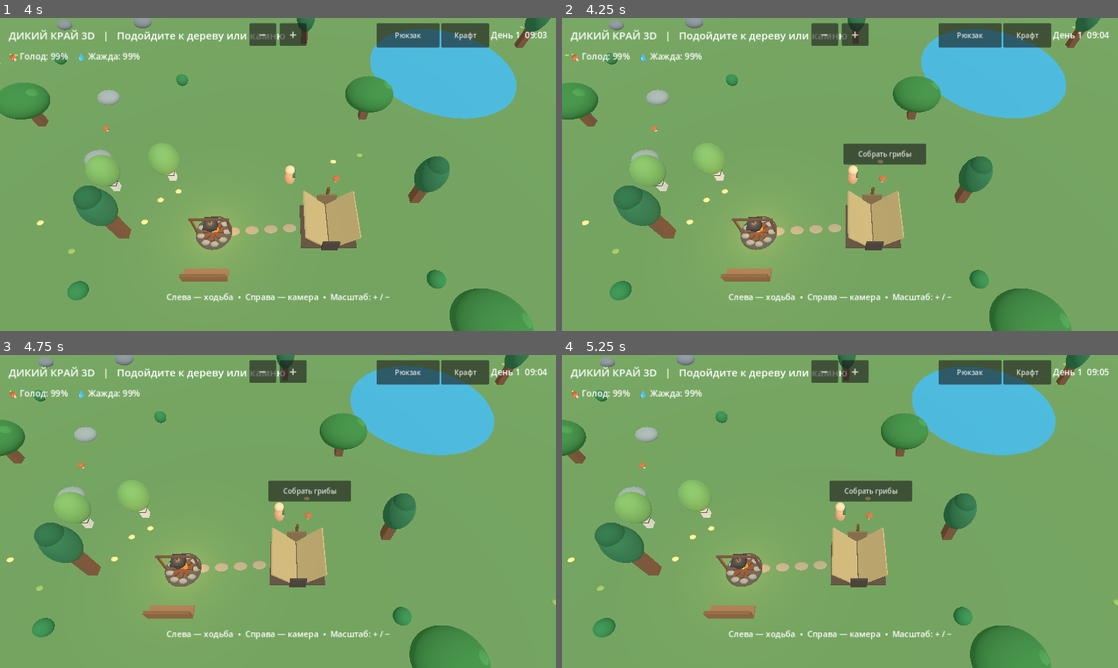
Above: before the commit, frames 1-4 (two rows, left to right).
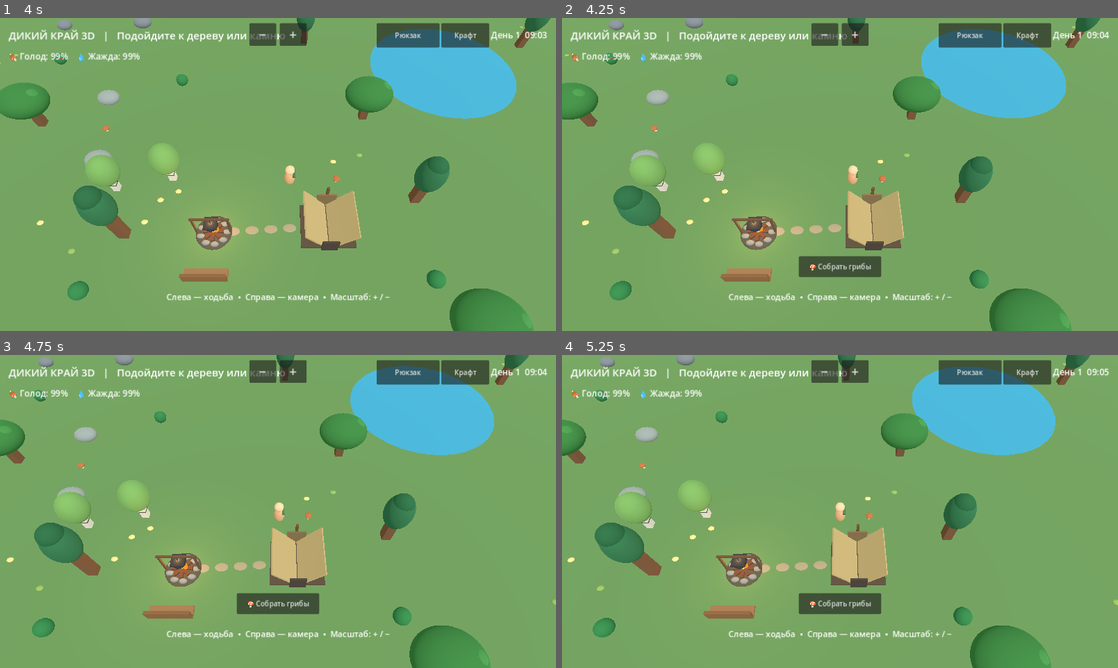
Above: after the commit, the same moments.

Repository: hjz2tz7cgv-ctrl/DikiyKrayGodot
Game: Godot game, scene res://scenes/main.tscn
Two runs of this game, one before a commit and one after it. Both use one fixed random seed, a clock stepped at 60 frames per second and the inputs below.
Inputs (mouse positions are in pixels of both pictures, inside the frame that each line leads up to):
- Up to frame 1 (4 s): click "Рюкзак" at 0.5 s; click "Крафт" at 1.25 s; click "Закрыть" at 2 s; click "−" at 2.75 s; move the mouse to (400, 158) at 3.52 s; hold Right (ui_right) from 3.53 s (still down); click (400, 158) at 3.67 s
- Up to frame 2 (4.25 s): keep holding Right (ui_right)
- Up to frame 3 (4.75 s): release Right (ui_right) at 4.25 s; click "Собрать грибы" (after the commit: "🍄 Собрать грибы") at 4.25 s
- Up to frame 4 (5.25 s): click "Собрать грибы" (after the commit: "🍄 Собрать грибы") at 5 s

Frame 1 is identical in both runs. In frame 2, 2.1% of the frame differs, in the area x 42-66%, y 40-83%; in frame 3, 2.1%; in frame 4, 2.1%.

Commit message:
Add files via upload

Diff:
--- a/scripts/main.gd
+++ b/scripts/main.gd
@@ -573,6 +573,7 @@
     action_button.focus_mode = Control.FOCUS_NONE
     action_button.pressed.connect(_activate_nearby_action)
     root.add_child(action_button)
+    action_button.mouse_filter = Control.MOUSE_FILTER_STOP
     var close := Button.new()
     close.text = "Закрыть"
     close.pressed.connect(_toggle_bag)
@@ -735,37 +736,44 @@
     _update_nearby_action()
 
 func _update_nearby_action() -> void:
-    if action_button == null or camera == null or player == null:
+    if action_button == null or player == null:
         return
+    var here := Vector2(player.global_position.x, player.global_position.z)
+    nearby_action_kind = ""
     action_button.visible = false
-    nearby_action_kind = ""
     if bag_panel.visible or craft_panel.visible or sleep_panel.visible or sleep_in_progress:
         return
-    var here := Vector2(player.position.x, player.position.z)
-    var world_pos := Vector3.ZERO
+
+    # Действие доступно ТОЛЬКО вблизи объекта.
     if here.distance_to(FIRE_POS) <= 4.0:
         nearby_action_kind = "cook"
         action_button.text = "🔥 Пожарить мясо"
-        world_pos = Vector3(FIRE_POS.x, 1.8, FIRE_POS.y)
     elif here.distance_to(LAKE_CENTER) <= LAKE_RADIUS + 2.5:
         nearby_action_kind = "water"
         action_button.text = "💧 Набрать воды"
-        var shore := LAKE_CENTER + (here - LAKE_CENTER).normalized() * LAKE_RADIUS
-        world_pos = Vector3(shore.x, 1.0, shore.y)
     else:
         var nearest := _nearest_resource()
         if nearest >= 0:
             nearby_action_kind = "resource"
-            var resource_kind: String = resources[nearest]["kind"]
-            action_button.text = "Собрать грибы" if resource_kind == "mushroom" else "Собрать ягоды" if resource_kind == "berry" else "Добыть дерево" if resource_kind == "tree" else "Добыть камень"
-            var spot: Vector2 = resources[nearest]["pos"]
-            world_pos = Vector3(spot.x, 1.65, spot.y)
-    if nearby_action_kind == "" or camera.is_position_behind(world_pos):
-        return
-    var screen_pos := camera.unproject_position(world_pos)
-    var screen_size := get_viewport().get_visible_rect().size
-    action_button.position = Vector2(clampf(screen_pos.x - 95.0, 8.0, screen_size.x - 198.0), clampf(screen_pos.y - 58.0, 90.0, screen_size.y - 110.0))
-    action_button.visible = true
+            var kind: String = resources[nearest]["kind"]
+            if kind == "mushroom":
+                action_button.text = "🍄 Собрать грибы"
+            elif kind == "berry":
+                action_button.text = "🫐 Собрать ягоды"
+            elif kind == "tree":
+                action_button.text = "🪵 Добыть дерево"
+            else:
+                action_button.text = "⛏ Добыть камень"
+
+    if nearby_action_kind != "":
+        # Постоянное положение в нижней части экрана: кнопка не исчезает
+        # за камерой, водой, краем экрана или при вращении камеры.
+        var view_size := get_viewport().get_visible_rect().size
+        action_button.position = Vector2(
+            maxf(8.0, (view_size.x - action_button.size.x) * 0.5),
+            maxf(115.0, view_size.y - 172.0)
+        )
+        action_button.visible = true
 
 func _nearest_resource() -> int:
     var closest := -1
